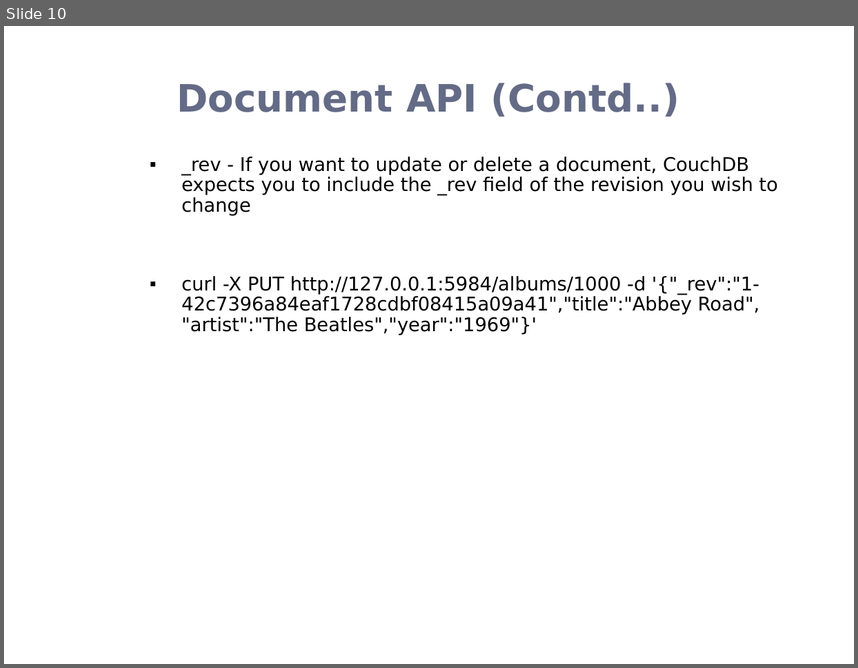
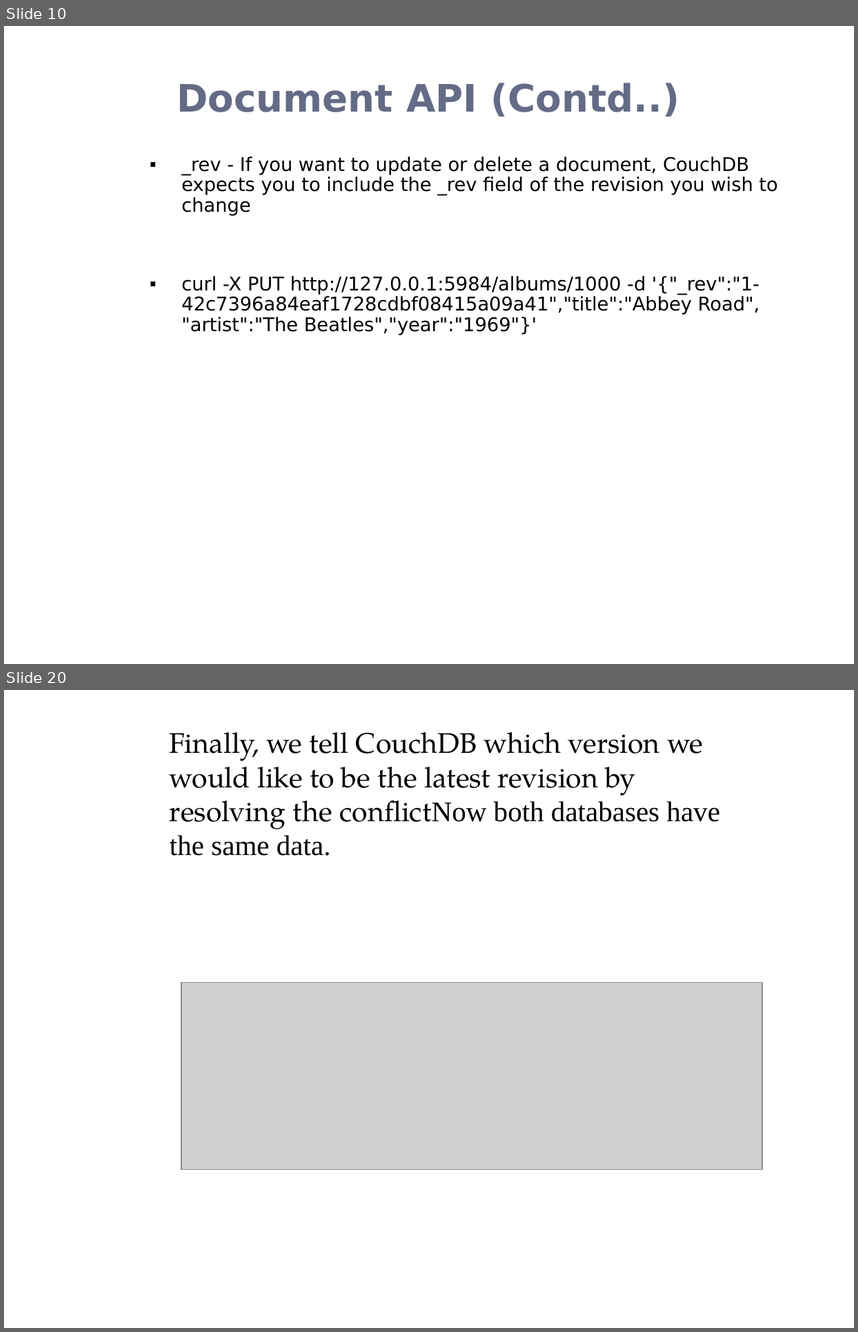
Before and after one commit to rohanz1993/Team_9_Heroku_Shopping_Cart_-_AWS_NoSQL_Service, a slide deck: Donita/CouchDB.pptx. Shown one above the other, each under a label of ours: slide 10 before the commit, slides 10 and 20 after it; the slides between them are not shown. The pictures are 858x668 and 858x1332 pixels, drawn with LibreOffice and Linux fonts; fonts in the diff are those of the drawing; grey boxes stand for pictures; background and template pictures are left out. Boxes give left, top, right and bottom in pixels: in the first picture for what was removed or moved away, otherwise in the second. Text is boxed around its words. In the diff, an @@ line names an element or a change of style, - is before the commit and + after.

Commit message:
Added conflict resolution

```diff
--- a/Donita/CouchDB.pptx
+++ b/Donita/CouchDB.pptx
@@ slide 20 added at box(4, 690, 854, 1328), background picture (left out) @@
@@ text added at box(170, 732, 720, 856), 24 pt, text #000000 @@
+Finally, we tell CouchDB which version we would like to be the latest revision by resolving the conflictNow both databases have the same data.
@@ picture added at box(181, 983, 763, 1170) @@
```
Also in this commit, not shown: 3 slides changed, 8 other slides added.
